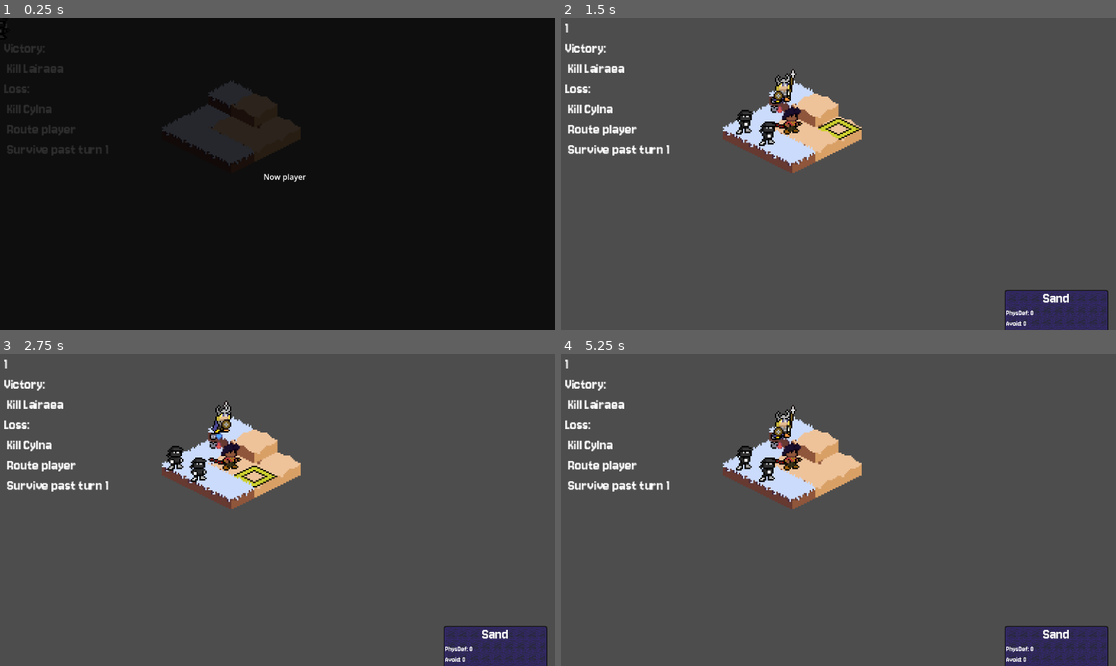
Above: before the commit, frames 1-4 (two rows, left to right).
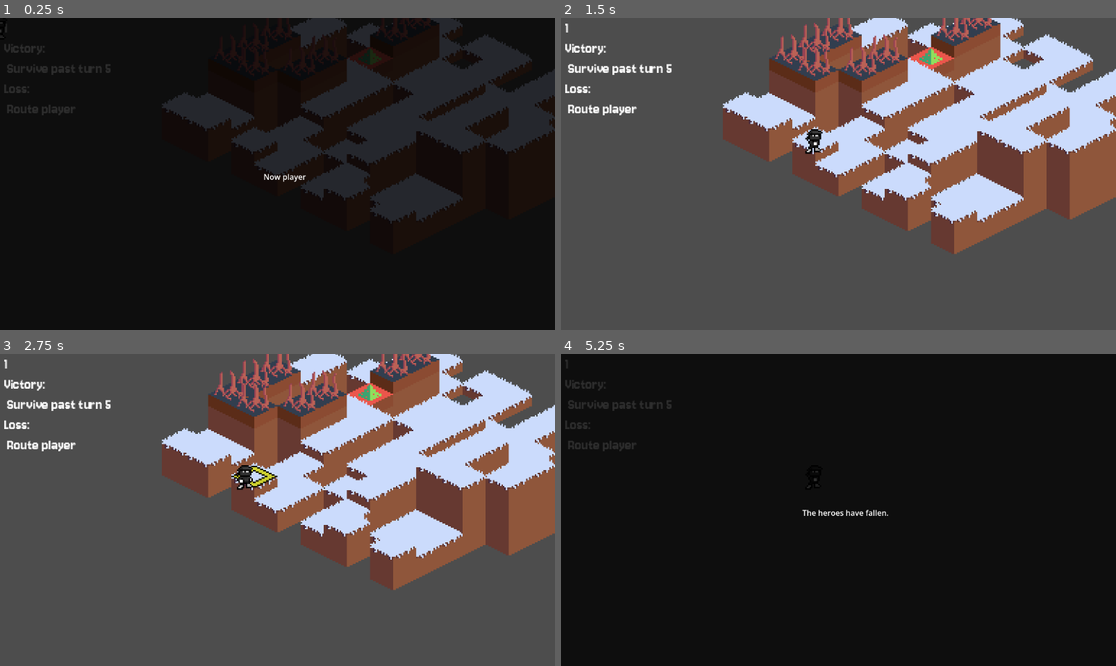
Above: after the commit, the same moments.

Repository: Puffe14/godot-breaker-srpg
Game: Godot game, scene res://nodes/main_gui.tscn
Same seed, same stepped clock (60 frames per second), same inputs: the game is played once before the commit and once after it.
Inputs (mouse positions are in pixels of both pictures, inside the frame that each line leads up to):
- Up to frame 1 (0.25 s): no input
- Up to frame 2 (1.5 s): tap Enter at 0.5 s; move the mouse to (744, 127) at 0.52 s; tap Tab (deselect) at 0.6 s; click (744, 127) at 0.67 s; move the mouse to (838, 127) at 1.27 s; click (838, 127) at 1.35 s
- Up to frame 3 (2.75 s): tap R (retry) at 2 s; move the mouse to (255, 475) at 2.02 s; tap Tab (deselect) at 2.1 s; click (255, 475) at 2.17 s
- Up to frame 4 (5.25 s): move the mouse to (838, 463) at 2.77 s; click (838, 463) at 2.85 s; tap R (retry) at 3.5, 5 s; move the mouse to (816, 475) at 3.52 s; tap Tab (deselect) at 3.6, 5.1 s; click (816, 475) at 3.67 s; move the mouse to (838, 463) at 4.27 s; click (838, 463) at 4.35 s; move the mouse to (816, 475) at 5.02 s; click (816, 475) at 5.17 s

The runs differ from the first frame. In frame 1, 16% of the frame differs, in the area x 0-100%, y 0-66%; in frame 2, 40%; in frame 3, 40%; in frame 4, 99%, in the area x 0-100%, y 0-100%.
Error after the commit: Invalid access to property or key 'Geblah' on a base object of type 'Dictionary'. (res://scripts/components/game/file_loader.gd:125)

Commit message:
Added tile reading to FileLoader

Diff:
--- a/nodes/main_gui.tscn
+++ b/nodes/main_gui.tscn
@@ -51,11 +51,6 @@
 offset_right = 1136.0
 offset_bottom = 632.0
 
-[node name="MenuControl" type="Control" parent="HUD" unique_id=1583445029]
-anchors_preset = 0
-offset_right = 40.0
-offset_bottom = 40.0
-
 [node name="MapInfoLabel" type="Label" parent="HUD" unique_id=1166450183]
 layout_mode = 0
 offset_left = 9.0
@@ -63,3 +58,8 @@
 offset_right = 49.0
 offset_bottom = 22.0
 scale = Vector2(2, 2)
+
+[node name="MenuControl" type="Control" parent="HUD" unique_id=1583445029]
+anchors_preset = 0
+offset_right = 40.0
+offset_bottom = 40.0
--- /dev/null
+++ b/resources/data/tiles/tiles.json
@@ -0,0 +1,79 @@
+{
+"gray_field": {
+	"name": "grass",
+	"photo": "field_gray",
+	"effect": {},
+	"reduction": {},
+	"occupiable": true
+},
+"bgf": {
+	"name": "blue grass",
+	"photo": "field_bluegrass",
+	"effect": {},
+	"reduction": {},
+	"occupiable": true
+},
+"grf": {
+	"name": "grass",
+	"photo": "field_gray",
+	"effect": {},
+	"reduction": {},
+	"occupiable": true
+},
+"gbu": {
+	"name": "bush",
+	"photo": "field_bush",
+	"effect": {
+	"avoid": 20,
+	"physical": 1
+	},
+	"reduction": {
+	"infantry": 2,
+	"mounted": 3},
+	"occupiable": true
+},
+"tar": {
+	"name": "tar",
+	"photo": "field_tar",
+	"effect": {
+	"avoid": -30,
+	"physical": -3,
+	"magical": -3,
+	"hpEffect": -2
+	},
+	"reduction": {
+	"infantry": 2,
+	"mounted": 3
+	},
+	"occupiable": true
+},
+"sand_field": {
+	"name": "sand",
+	"photo": "field_sand",
+	"effect": {
+	"atk": -1,
+	"avoid": -25,
+	"physical": -1,
+	"magical": -1,
+	"hpEffect": 0
+	},
+	"reduction": {
+	"infantry": 2,
+	"mounted": 2
+	},
+	"occupiable": true
+},
+
+"wall_field": {
+	"name": "wall",
+	"photo": "field_red",
+	"occupiable": false,
+	"flyOver": false
+},
+"thc": {
+	"name": "thicket",
+	"photo": "field_thicket",
+	"occupiable": false,
+	"flyOver": true
+}
+}
--- a/scripts/components/game/file_loader.gd
+++ b/scripts/components/game/file_loader.gd
@@ -1,8 +1,6 @@
 class_name FileLoader extends Node
 
 var tile_dict: Dictionary = {
-	"gray_field":preload("res://resources/data/tiles/gray_field.tres"),
-	"sand_field":preload("res://resources/data/tiles/sand_field.tres")
 	}
 
 var unit_dict: Dictionary = {
@@ -21,6 +19,12 @@
 var item_dict: Dictionary = {
 }
 
+
+var map_dict: Dictionary = {
+	"1": preload("res://resources/data/maps/test_map.json"),
+	"2": preload("res://resources/data/maps/map_2.json")
+}
+
 # Called when the node enters the scene tree for the first time.
 func _ready() -> void:
 	pass # Replace with function body.
@@ -34,6 +38,23 @@
 	var tile: Tile = Tile.new()
 	tile.tile_name = ""
 	return tile
+
+func read_tiles():
+	var tile_json = load("res://resources/data/tiles/tiles.json").data
+	var values = tile_json.values()
+	var keys = tile_json.keys()
+	for i in range(values.size()):
+		var next_tile = values[i]
+		var new_tile: Tile = Tile.new()
+		if next_tile["occupiable"]:
+			new_tile.occupiable = Occupiable.new()
+			new_tile.occupiable.effects_from_dict(next_tile["effect"])
+		else:
+			new_tile.occupiable = null
+		new_tile.photo_name = next_tile["photo"]
+		new_tile.tile_name = next_tile["name"]
+		tile_dict[keys[i]] = new_tile
+		#### MIKS NE ON SAMA ARVO OCCUISSA KUN SE RUNAA BROO
 
 func read_classes():
 	var class_json = load("res://resources/data/classes/classes.json").data
@@ -61,10 +82,10 @@
 		new_character.possibleClass = next_character["classes"]
 		character_dict[new_character.myName] = new_character
 
-func reread_map(map: FieldMap):
+func reread_map(map: FieldMap, map_key: String):
 	map.grid = Grid.new()
 	map.turnNumber = 1
-	var map_json = load("res://resources/data/maps/test_map.json").data
+	var map_json = map_dict[map_key].data
 
 	# boundaries
 	map.grid.row = map_json["grid"]["row"]
--- a/scripts/components/game/game.gd
+++ b/scripts/components/game/game.gd
@@ -1,7 +1,7 @@
 class_name Game extends Resource
 
 # Map in question
-var currentMapNumber: int = 1
+var currentMapNumber: int = 2
 @export var currentMap: FieldMap = null
 var midBattle: bool = true
 var changeMap: bool = false
--- a/scripts/components/tiles/occupiable.gd
+++ b/scripts/components/tiles/occupiable.gd
@@ -7,6 +7,13 @@
 @export var physical: int = 0
 @export var magical: int = 0
 @export var hpEffect: int = 0
+
+func _init(_atk = 0, _avoid = 0, _physical = 0, _magical = 0, _hpEffect = 0) -> void:
+	atk = _atk
+	avoid = _avoid
+	physical = _physical
+	magical = _magical
+	hpEffect = _hpEffect
 
 func occupied() -> bool:
 	return occupant !=  null
@@ -26,3 +33,15 @@
 #TODO
 func moveReduction(classMovementType: Array) -> float:
 	return 1
+
+func effects_from_dict(sl: Dictionary) -> void:
+	atk = sl.get("atk",0)
+	avoid = sl.get("avoid",0)
+	physical = sl.get("physical",0)
+	magical = sl.get("magical",0)
+	hpEffect = sl.get("hpEffect",0)
+
+func copy() -> Occupiable:
+	var new_copy = Occupiable.new()
+	new_copy._init(atk, avoid, physical, magical, hpEffect)
+	return new_copy
--- a/scripts/components/tiles/tile.gd
+++ b/scripts/components/tiles/tile.gd
@@ -15,7 +15,7 @@
 	if interactible:
 		new_copy.interactible = Interactible.new(interactible.loot, interactible.soul)
 	if occupiable:
-		new_copy.occupiable = Occupiable.new()##occupiable, interactible.soul)
+		new_copy.occupiable = occupiable.copy() ##occupiable, interactible.soul)
 	return new_copy
 
 ## give new Vector3i position
--- a/scripts/ui/button_option.gd
+++ b/scripts/ui/button_option.gd
@@ -61,6 +61,10 @@
 	# if the item can be thrown away
 	if "discardable" in item and item.discardable:
 		options.push_back(Discard.new(user,item))
+	# check if should skip giving options (one option, not playable)
+	if options.size() == 1 and options[0] != null and options[0]:
+		item = options[1]
+		return pressed_option()
 	return options
 	# send it to the menu for creating the sub menu
 #	emit_signal("next_options", options)
--- a/scripts/ui/main_gui.gd
+++ b/scripts/ui/main_gui.gd
@@ -18,7 +18,8 @@
 func _ready() -> void:
 	file_loader.read_classes()
 	file_loader.read_characters()
-	file_loader.reread_map(map.field_map)
+	file_loader.read_tiles()
+	file_loader.reread_map(map.field_map, str(game.currentMapNumber))
 	map.move.connect(move)
 	game.currentMap = map.field_map
 	game.update.connect(on_game_update)
--- a/scripts/ui/map_node.gd
+++ b/scripts/ui/map_node.gd
@@ -1,7 +1,7 @@
 class_name MapNode extends Node2D
 
 @export var field_map: FieldMap = null
-@export var layer_count = 4
+@export var layer_count = 9
 @export var tile_height = 16
 @export var tile_width = 32
 var layer_node = preload("res://nodes/maps/default_map_layer.tscn")
--- a/scripts/ui/tile_container.gd
+++ b/scripts/ui/tile_container.gd
@@ -18,8 +18,9 @@
 	if !set_visibility(): return # stop if not visible
 
 	title.text = tile.tile_name
-	#for child_node in stat_container.get_children():
-	#	child_node.queue_free()
+	# remove the previous text labels
+	for child_node in stat_container.get_children():
+		child_node.queue_free()
 	var stat_labels = []
 	if tile.occupiable:
 		var occ = tile.occupiable
@@ -34,6 +35,7 @@
 			" Avoid: "+str(occ.avoid),
 		#	" CritAvo: "+str(unit.CA())
 		]
+
 		#"\n",
 		#"stn: "+str(unit.stn()),
 		#"mag: "+str(unit.mag()),
